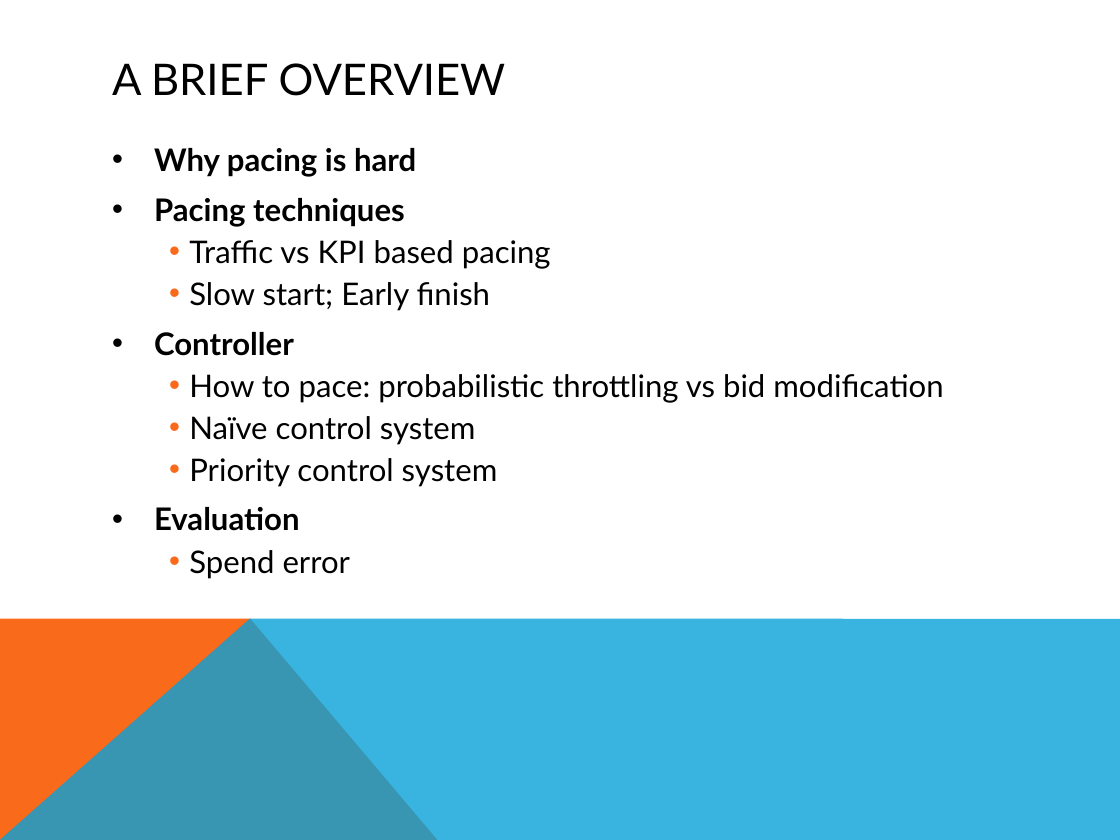
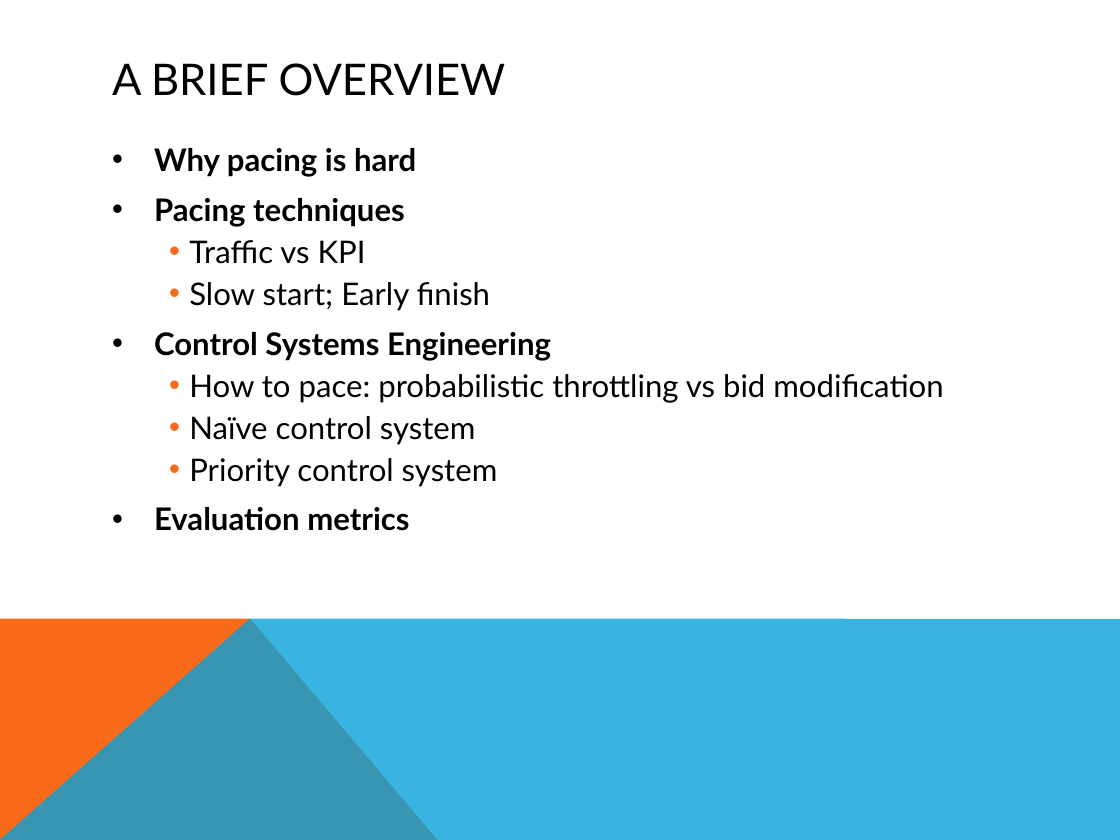
Before and after one commit to PragmaticLab/RTB_Budget_Pacing_Summarized, a slide deck: slide 3 of RTBPacingTechniques.pptx. Drawn at 1120x840 pixels with LibreOffice and Linux fonts; fonts in the diff are those of the drawing. Boxes give left, top, right and bottom in pixels: in the first picture for what was removed or moved away, otherwise in the second. Text is boxed around its words. In the diff, an @@ line names an element or a change of style, - is before the commit and + after.

```diff
--- a/RTBPacingTechniques.pptx
+++ b/RTBPacingTechniques.pptx
@@ text at (189, 240, 366, 264): text changed @@
-      • Traffic vs KPI based pacing
+      • Traffic vs KPI
@@ text at (154, 332, 551, 360): text changed @@
-• Controller
+• Control Systems Engineering
@@ text at (154, 507, 409, 531): text changed @@
-• Evaluation
-      • Spend error
+• Evaluation metrics
```
Also in this commit, not shown: 13 other slides changed, 1 slide added, 1 slide removed, 1 other file.
